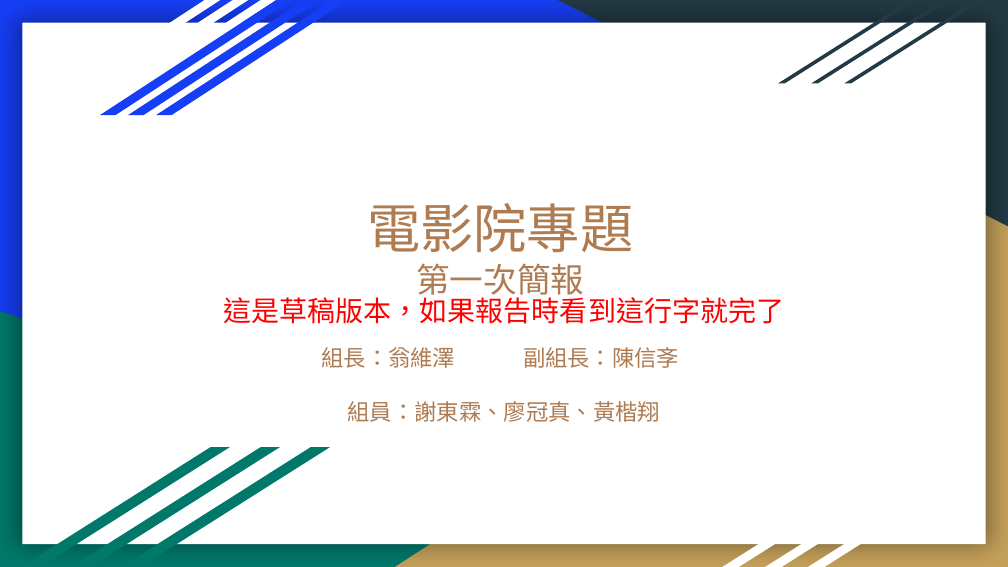
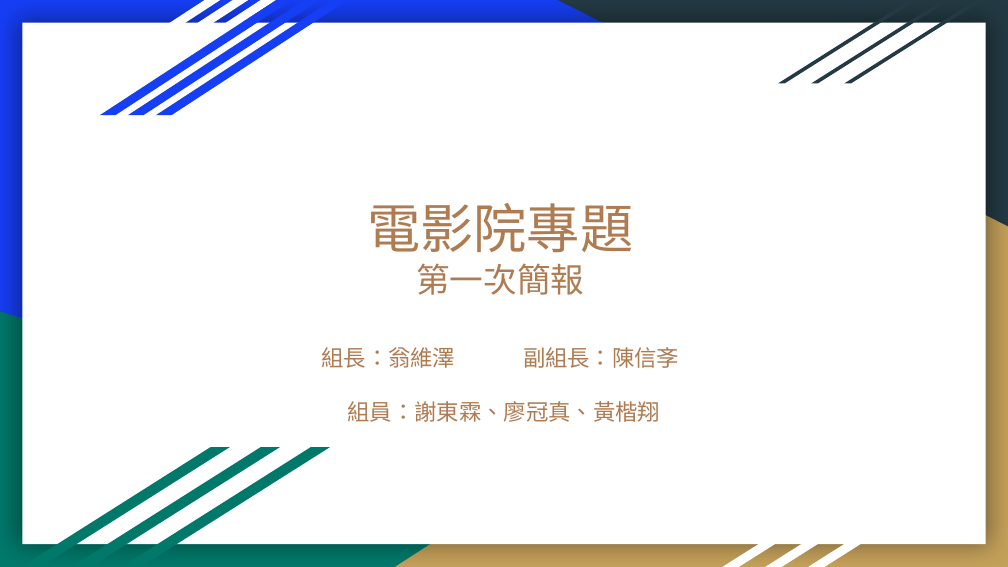
Before and after one commit to coi618/TIA101-Cinema, a slide deck: slide 1 of TIA101_電影院專題_簡報.pptx. Drawn at 1008x567 pixels with LibreOffice and Linux fonts; fonts in the diff are those of the drawing. Boxes give left, top, right and bottom in pixels: in the first picture for what was removed or moved away, otherwise in the second. Text is boxed around its words. In the diff, an @@ line names an element or a change of style, - is before the commit and + after.

```diff
--- a/TIA101_電影院專題_簡報.pptx
+++ b/TIA101_電影院專題_簡報.pptx
@@ text removed at <box>223,293,784,324</box> @@
-這是草稿版本，如果報告時看到這行字就完了
```
Also in this commit, not shown: 1 other slide changed, 1 other file.
